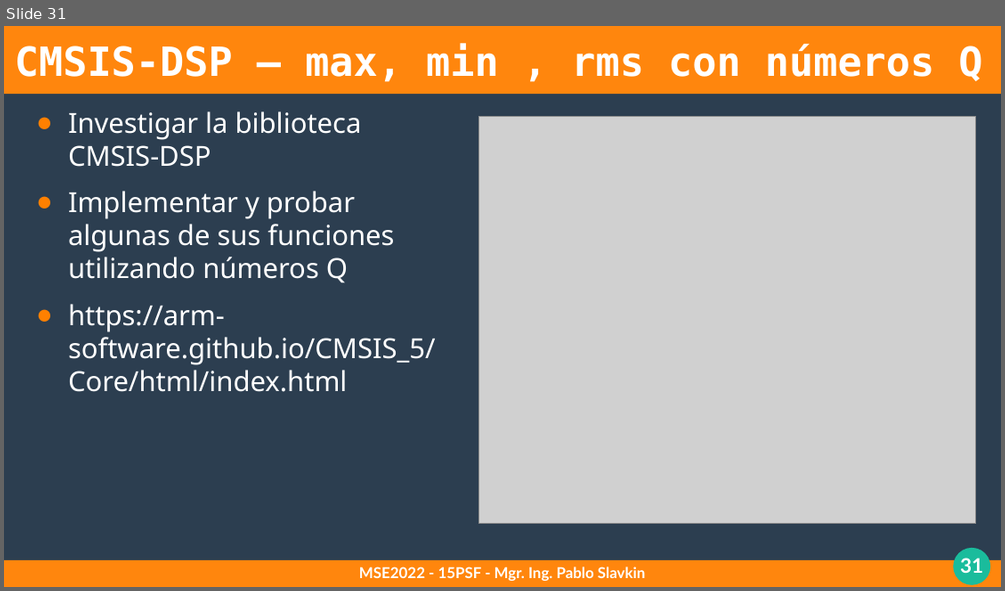
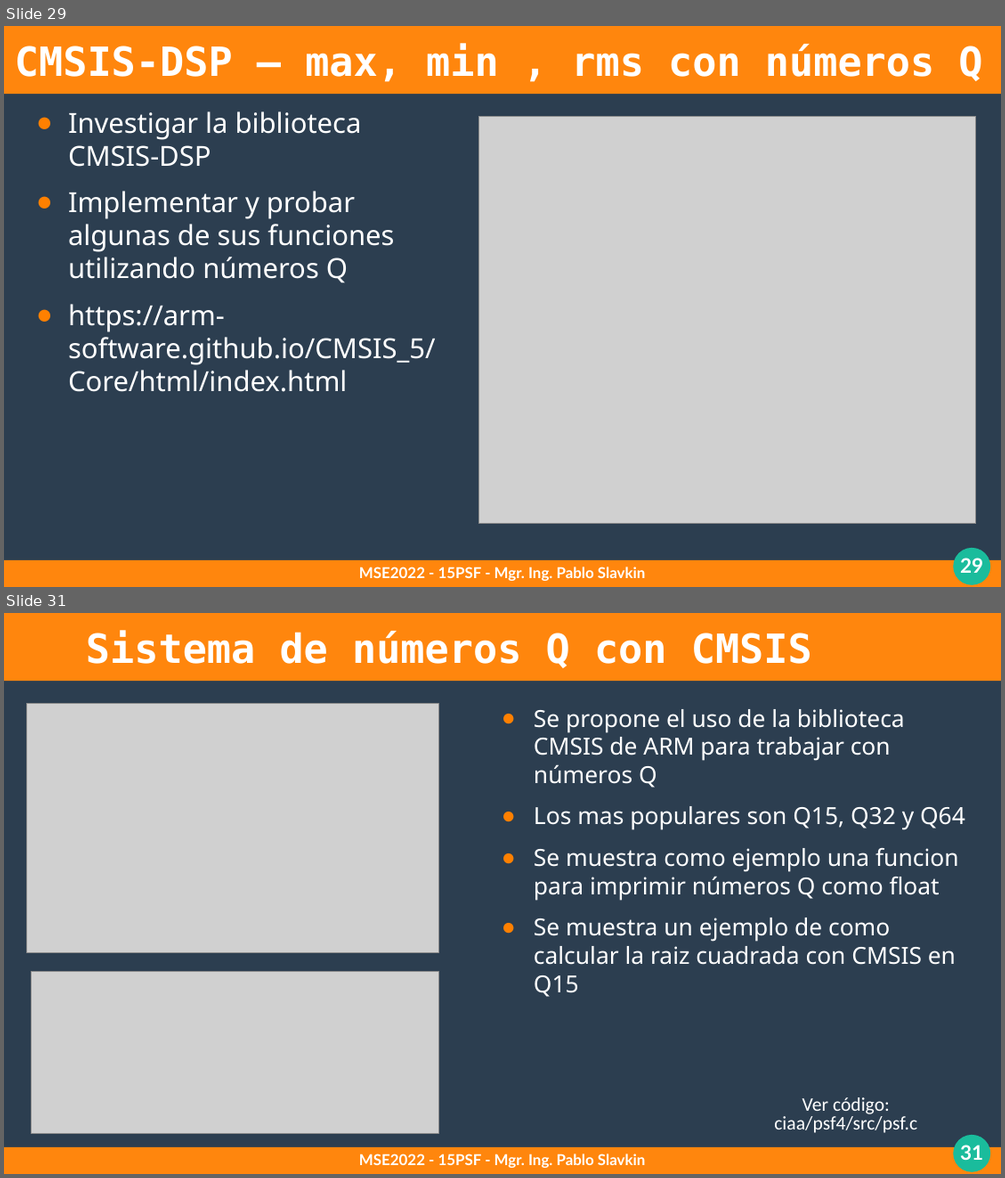
Before and after one commit to pslavkin/psf_2022, a slide deck: clases/2_clase/2_clase.odp. Shown one above the other, each under a label of ours: slide 31 before the commit, slides 29 and 31 after it; the slides between them are not shown. The pictures are 1005x591 and 1005x1178 pixels, drawn with LibreOffice and Linux fonts; fonts in the diff are those of the drawing; grey boxes stand for pictures. Boxes give left, top, right and bottom in pixels: in the first picture for what was removed or moved away, otherwise in the second. Text is boxed around its words. In the diff, an @@ line names an element or a change of style, - is before the commit and + after.

```diff
--- a/clases/2_clase/2_clase.odp
+++ b/clases/2_clase/2_clase.odp
@@ slide 31 added at (x1=4, y1=613, x2=1001, y2=1174), background #2C3E50; not listed: 4 template elements that a slide beside it also shows @@
@@ title added at (x1=86, y1=630, x2=812, y2=668), 32 pt, text #FFFFFF, bold @@
+Sistema de números Q con CMSIS
@@ picture added at (x1=26, y1=704, x2=438, y2=952) @@
@@ text added at (x1=534, y1=709, x2=965, y2=997), 18.7 pt, text #FFFFFF @@
+● Se propone el uso de la biblioteca CMSIS de ARM para trabajar con números Q
+● Los mas populares son Q15, Q32 y Q64
+● Se muestra como ejemplo una funcion para imprimir números Q como float
+● Se muestra un ejemplo de como calcular la raiz cuadrada con CMSIS en Q15
@@ picture added at (x1=31, y1=971, x2=438, y2=1133) @@
@@ text added at (x1=774, y1=1097, x2=917, y2=1133), 15.3 pt, text #FFFFFF @@
+Ver código: ciaa/psf4/src/psf.c
@@ text added at (x1=359, y1=1153, x2=646, y2=1167), 12 pt, text #FFFFFF, bold @@
+MSE2022 - 15PSF - Mgr. Ing. Pablo Slavkin
@@ what was slide 31 is now slide 29 @@
@@ page number at (x1=960, y1=557, x2=983, y2=572): text changed @@
-31
+29
```
Also in this commit, not shown: 5 slides changed, 1 slide removed, 12 other files.
